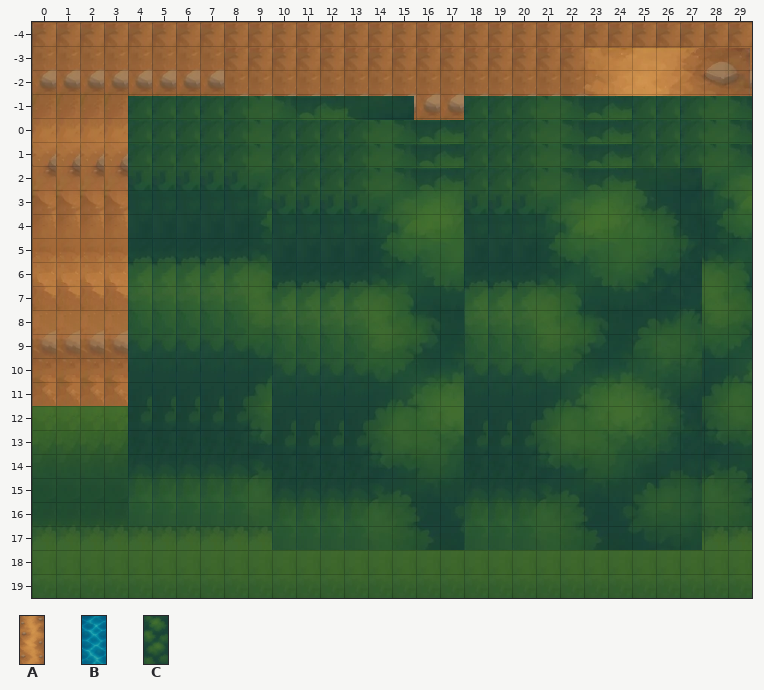
Tiled map (JSON) -- public/tilemaps/d01_bosco_veli.tmj. The picture above is the old version.
Cells are 32x32 px. Shown: x 0..29, y -4..19. The commit also replaced the tileset; all pictures use the new one.
Key: from "veloria_terrain": A 7, B 8, C 9.
_ is an empty cell.
Layers that did not change in this view are not listed.
Layer "terrain_detail" before, first column x 0:
-4 ______________________________
-3 ______________________________
-2 ______________________________
-1 ______________________________
 0 ______________________________
 1 ______________________________
 2 __________CCCCC__CCC__________
 3 ___CCCC___CCCCC__CCC__BBBBB___
 4 ___CCCC___CCCCC__CCC__BBBBB___
 5 ___CCCC__________CCC__BBBBB___
 6 ______________________________
 7 __________________________CC__
 8 ________AAAAAAAAAAAAAAA___CC__
 9 AAAAAAAAAAAAAAAAAAAAAAAAAAAAAA
10 AAAAAAAAAAAAAAAAAAAAAAAAAAAAAA
11 AAAAAAAAAAAAAAAAAAAAAAAAAAAAAA
12 ________AAAAAAAAAAAAAAA_______
13 ______________________________
14 ____CCCCC_________CCC____CCC__
15 ____CCCCC_CCCC____CCC____CCC__
16 ____CCCCC_CCCC____CCC____CCC__
17 __________CCCC____CCC_________
18 ______________________________
19 ______________________________
The result:
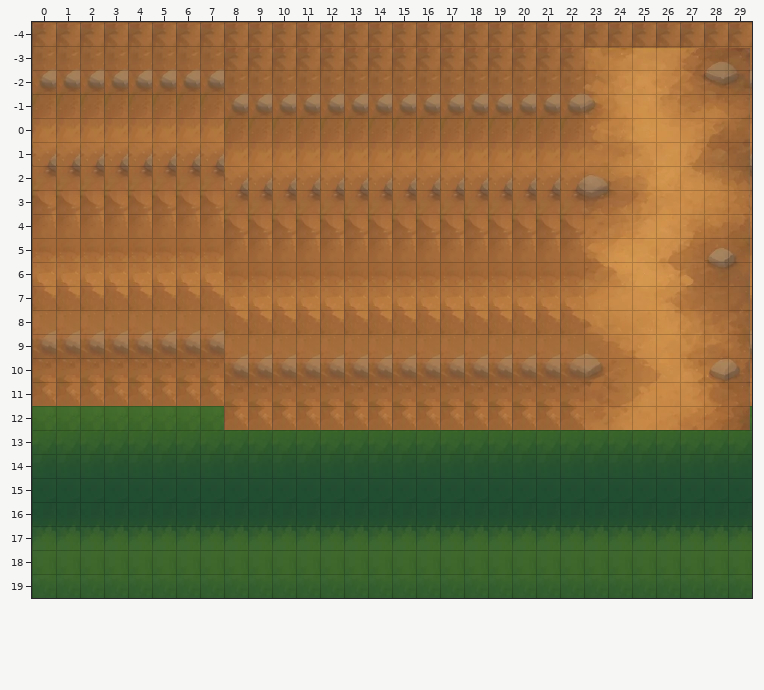
Edits made:
Changed rows in their new state; . is an unchanged cell.
Layer "terrain_detail":
first column x 3:
 2 ......._____..___........
 3 ____..._____..___........
 4 ____..._____..___........
 5 ____..........___........
 7 .......................__
 8 .......................__
first column x 4:
14 _____.........___....___
15 _____.____....___....___
16 _____.____....___....___
17 ......____....___.......
Boxes around the changes in both pictures, in picture pixels (x1, y1, x2, y2):
removed: (128, 96, 752, 550)
